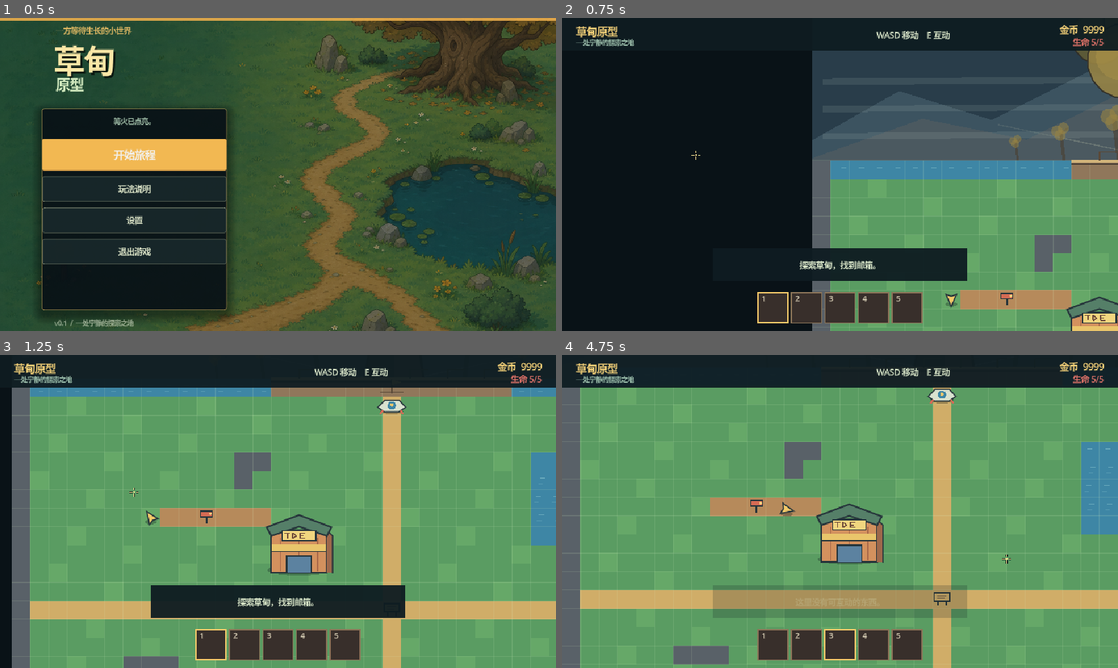
Above: before the commit, frames 1-4 (two rows, left to right).
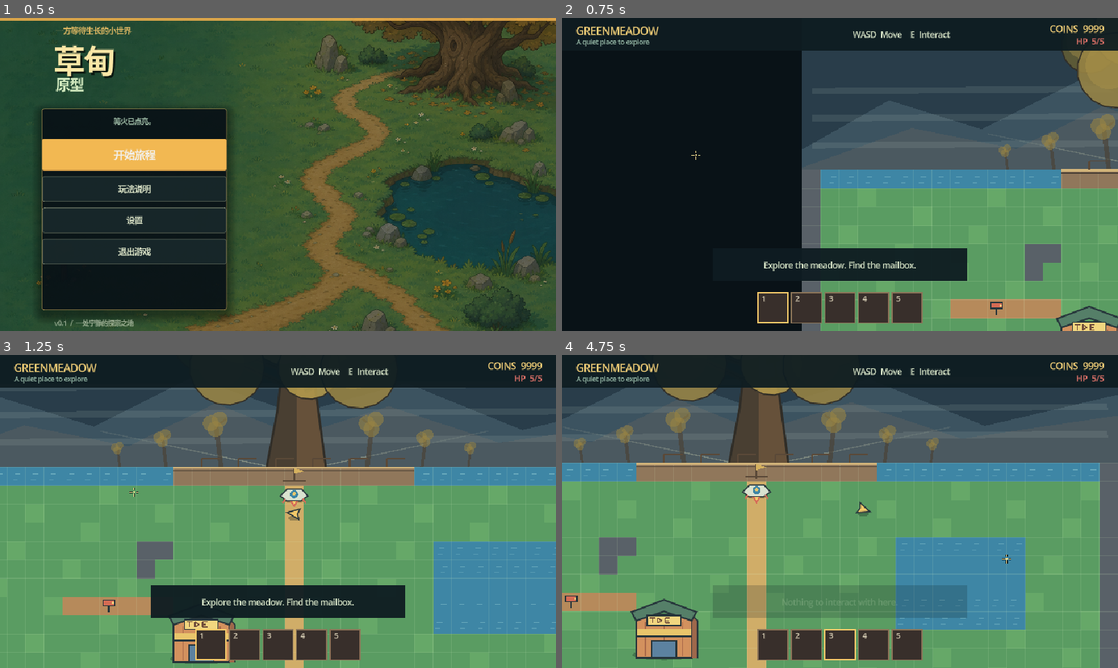
Above: after the commit, the same moments.

Repository: Neikos0493/Project_Grow
Game: Godot game, scene res://MainMenu.tscn
Same seed, same stepped clock (60 frames per second), same inputs: the game is played once before the commit and once after it.
Inputs (mouse positions are in pixels of both pictures, inside the frame that each line leads up to):
- Up to frame 1 (0.5 s): no input
- Up to frame 2 (0.75 s): click "开始旅程" at 0.5 s
- Up to frame 3 (1.25 s): no input
- Up to frame 4 (4.75 s): tap Enter (ui_accept) at 1.25, 1.52, 2.27, 3.77, 4.52 s; move the mouse to (962, 495) at 1.27 s; press the mouse at (962, 495) at 1.28 s; hold D (move_right) 1.28-2.03 s; move the mouse to (728, 527) at 2.02 s; release the mouse at (728, 527) at 2.03 s; hold S (move_down) 2.03-2.78 s; tap E (interact) at 2.1 s; click (728, 527) at 2.17 s; move the mouse to (895, 442) at 2.77 s; hold D (move_right) 2.78-3.53 s; tap 1 at 2.85 s; click (895, 442) at 2.92 s; move the mouse to (812, 574) at 3.52 s; hold W (move_up) 3.53-4.28 s; tap 2 at 3.6 s; click (812, 574) at 3.67 s; move the mouse to (1006, 558) at 4.27 s; hold A (move_left) from 4.28 s (still down); tap 3 at 4.35 s; click (1006, 558) at 4.42 s

Frame 1 is identical in both runs. In frame 2, 12% of the frame differs, in the area x 2-100%, y 2-100%; in frame 3, 52%; in frame 4, 54%, in the area x 0-100%, y 2-100%.

Commit message:
Add beach map travel sequence

Diff:
--- a/Main.tscn
+++ b/Main.tscn
@@ -10,6 +10,7 @@
 [ext_resource type="Script" path="res://scripts/inventory_hud.gd" id="7_inventory_hud"]
 [ext_resource type="Script" path="res://scripts/shop_panel.gd" id="8_shop_panel"]
 [ext_resource type="Script" path="res://scripts/radar_panel.gd" id="9_radar_panel"]
+[ext_resource type="Script" path="res://scripts/travel_transition.gd" id="10_travel_transition"]
 
 [sub_resource type="CircleShape2D" id="CircleShape2D_player"]
 radius = 9.0
@@ -403,6 +404,17 @@
 theme_override_font_sizes/font_size = 20
 text = "X"
 
+[node name="TravelTransition" type="Control" parent="HUD"]
+layout_mode = 3
+anchors_preset = 15
+anchor_right = 1.0
+anchor_bottom = 1.0
+grow_horizontal = 2
+grow_vertical = 2
+z_index = 200
+mouse_filter = 2
+script = ExtResource("10_travel_transition")
+
 [node name="CursorLayer" type="CanvasLayer" parent="."]
 layer = 20
 
--- /dev/null
+++ b/MainPond.tscn
@@ -0,0 +1,8 @@
+[gd_scene load_steps=2 format=3]
+
+[ext_resource type="PackedScene" path="res://Main.tscn" id="1_main"]
+
+[node name="Main" instance=ExtResource("1_main")]
+
+[node name="World" parent="." index="0"]
+level_variant = "pond"
--- a/scripts/main.gd
+++ b/scripts/main.gd
@@ -28,6 +28,7 @@
 @onready var health_label: Label = $HUD/TopBar/HealthLabel
 @onready var shop_panel: MeadowShopPanel = $HUD/ShopPanel
 @onready var radar_panel: Control = $HUD/RadarPanel
+@onready var travel_transition: Control = $HUD/TravelTransition
 @onready var prompt_box: ColorRect = $HUD/PromptBox
 @onready var prompt_label: Label = $HUD/PromptBox/Prompt
 @onready var toast_box: ColorRect = $HUD/ToastBox
@@ -36,7 +37,7 @@
 @onready var respawn_progress: ProgressBar = $HUD/DeathOverlay/DeathCard/RespawnProgress
 
 var coins := STARTING_COINS
-var language := "zh"
+var language := "en"
 var shop_open := false
 var radar_open := false
 var plant_entities: Dictionary = {}
@@ -54,7 +55,7 @@
 	shop_panel.set_language(language)
 	radar_panel.set_language(language)
 	_apply_game_language()
-	player.position = world.cell_to_world(world.PLAYER_START_CELL)
+	player.position = world.cell_to_world(world.get_player_start_cell())
 	shop.position = world.get_shop_ground_position()
 	player.z_index = 10
 	_update_depth_order()
@@ -88,18 +89,36 @@
 	_refresh_inventory()
 	_refresh_coins()
 	_show_toast(_msg("Explore the meadow. Find the mailbox.", "探索草甸，找到邮箱。"))
-
+	if world.level_variant == "pond":
+		call_deferred("_play_arrival")
+
+func _play_arrival() -> void:
+	player.controls_locked = true
+	var player_target := world.cell_to_world(world.get_player_start_cell())
+	player.position = world.cell_to_world(Vector2i(20, 1)) + Vector2(0, 4)
+	world.set_ship_transition_offset(Vector2(0, -220))
+	world.set_ship_flame_length(48.0)
+	var ship_tween := create_tween().set_parallel(true)
+	ship_tween.tween_property(world, "ship_transition_offset", Vector2.ZERO, 1.2).set_trans(Tween.TRANS_QUAD).set_ease(Tween.EASE_OUT)
+	ship_tween.tween_method(world.set_ship_flame_length, 48.0, 12.0, 1.2)
+	var player_tween := create_tween()
+	player_tween.tween_interval(1.0)
+	player_tween.tween_property(player, "position", player_target, 0.55).set_trans(Tween.TRANS_QUAD).set_ease(Tween.EASE_IN)
+	travel_transition.play_arrival()
+	await get_tree().create_timer(2.4).timeout
+	if not player.dead:
+		player.controls_locked = false
 
 func _load_language() -> void:
 	var config := ConfigFile.new()
 	if config.load("user://settings.cfg") == OK:
-		language = str(config.get_value("settings", "language", "zh"))
+		language = str(config.get_value("settings", "language", "en"))
 
 func _msg(english: String, chinese: String) -> String:
 	return chinese if language == "zh" else english
 
 func _apply_game_language() -> void:
-	$HUD/TopBar/Title.text = _msg("MEADOW PROTOTYPE", "草甸原型")
+	$HUD/TopBar/Title.text = world.get_level_title()
 	$HUD/TopBar/Subtitle.text = _msg("A quiet place to explore", "一处宁静的探索之地")
 	$HUD/TopBar/Help.text = _msg("WASD  Move    E  Interact", "WASD 移动    E 互动")
 	$HUD/PromptBox/Prompt.text = _msg("E  Interact", "E 互动")
@@ -241,10 +260,17 @@
 	match point_id:
 		1:
 			_close_radar()
-			_show_toast(_msg("Greenmeadow is already in range.", "绿野就在附近。"))
+			if world.level_variant == "pond":
+				get_tree().change_scene_to_file("res://Main.tscn")
+			else:
+				_show_toast(_msg("Greenmeadow is already in range.", "绿野就在附近。"))
 		2:
 			_close_radar()
-			_show_toast(_msg("Whisper Pond signal locked. New content is growing there.", "静语池塘信号已锁定，那里会有新的内容。"))
+			player.controls_locked = true
+			var departure_tween := create_tween().set_parallel(true)
+			departure_tween.tween_property(world, "ship_transition_offset", Vector2(0, -220), 1.15).set_trans(Tween.TRANS_QUAD).set_ease(Tween.EASE_IN)
+			departure_tween.tween_method(world.set_ship_flame_length, 12.0, 48.0, 0.55)
+			travel_transition.play_departure("res://MainPond.tscn")
 		3:
 			_close_radar()
 			_show_toast(_msg("World Tree signal locked. Keep exploring the meadow.", "世界树信号已锁定，继续探索草甸吧。"))
--- a/scripts/radar_panel.gd
+++ b/scripts/radar_panel.gd
@@ -10,7 +10,7 @@
 @onready var tree_point: Button = $TreePoint
 @onready var title_label: Label = $Title
 
-var language := "zh"
+var language := "en"
 
 func set_language(value: String) -> void:
 	language = "zh" if value == "zh" else "en"
--- /dev/null
+++ b/scripts/travel_transition.gd
@@ -0,0 +1,32 @@
+extends Control
+## Full-screen fade used while the real in-world spaceship travels.
+
+var overlay_alpha := 0.0
+
+func _ready() -> void:
+	mouse_filter = Control.MOUSE_FILTER_IGNORE
+	hide()
+
+func play_departure(target_scene: String) -> void:
+	show()
+	overlay_alpha = 0.0
+	queue_redraw()
+	var tween := create_tween()
+	tween.tween_interval(0.82)
+	tween.tween_method(_set_overlay_alpha, 0.0, 1.0, 0.32)
+	tween.tween_callback(func(): get_tree().change_scene_to_file(target_scene))
+
+func play_arrival() -> void:
+	show()
+	overlay_alpha = 1.0
+	queue_redraw()
+	var tween := create_tween()
+	tween.tween_method(_set_overlay_alpha, 1.0, 0.0, 0.7)
+	tween.tween_callback(hide)
+
+func _set_overlay_alpha(value: float) -> void:
+	overlay_alpha = value
+	queue_redraw()
+
+func _draw() -> void:
+	draw_rect(Rect2(Vector2.ZERO, size), Color(0.03, 0.08, 0.09, overlay_alpha), true)
--- a/scripts/world.gd
+++ b/scripts/world.gd
@@ -4,7 +4,7 @@
 
 const TILE_SIZE := 32
 const MAP_SIZE := Vector2i(40, 24)
-const PLAYER_START_CELL := Vector2i(7, 7)
+const PLAYER_START_CELL := Vector2i(20, 2)
 const SHOP_CELL := Vector2i(15, 9)
 const LOOKOUT_CELL := Vector2i(20, 0)
 const SCENIC_TOP_PIXELS := 288
@@ -25,11 +25,14 @@
 const WATER := 3
 const ROCK := 4
 const CLIFF := 5
+const SAND := 6
 
 const GRASS_A := Color("#5a9c62")
 const GRASS_B := Color("#66a868")
 const DIRT_COLOR := Color("#b68a5b")
 const PATH_COLOR := Color("#d0ad68")
+const SAND_A := Color("#d9b86c")
+const SAND_B := Color("#e7cc83")
 const WATER_COLOR := Color("#3e86a5")
 const ROCK_COLOR := Color("#596168")
 const CLIFF_COLOR := Color("#90775b")
@@ -42,11 +45,16 @@
 const DEAD_LEAF_LIGHT := Color("#b39a4c")
 const DEAD_TRUNK := Color("#493f32")
 const TREE_OUTLINE := Color("#302d27")
+const BEACH_BACKDROP_TEXTURE := preload("res://assets/beach_backdrop.png")
+
+@export_enum("meadow", "pond") var level_variant := "meadow"
 
 var cells: Array[Array] = []
 var farm_tiles: Dictionary = {}
 var drops: Array[Dictionary] = []
-var language := "zh"
+var language := "en"
+var ship_transition_offset := Vector2.ZERO
+var ship_flame_length := 12.0
 var props: Array[Dictionary] = [
 	{"cell": Vector2i(10, 7), "kind": "mailbox", "label": "Read mailbox", "used": false},
 	{"cell": Vector2i(20, 12), "kind": "notice", "label": "Read notice board", "used": false},
@@ -77,6 +85,14 @@
 func set_language(value: String) -> void:
 	language = "zh" if value == "zh" else "en"
 
+func set_ship_transition_offset(value: Vector2) -> void:
+	ship_transition_offset = value
+	queue_redraw()
+
+func set_ship_flame_length(value: float) -> void:
+	ship_flame_length = value
+	queue_redraw()
+
 func _prop_label(kind: String) -> String:
 	if language != "zh":
 		for prop in props:
@@ -134,11 +150,47 @@
 	_set_rock_cluster([Vector2i(16, 18), Vector2i(17, 18), Vector2i(18, 18)])
 	_set_rock_cluster([Vector2i(6, 15), Vector2i(7, 15), Vector2i(8, 15)])
 	_set_rock_cluster([Vector2i(34, 15), Vector2i(35, 15), Vector2i(35, 16)])
+	if level_variant == "pond":
+		_apply_pond_layout()
 
 	assert(_is_in_bounds(PLAYER_START_CELL))
 	assert(is_walkable(PLAYER_START_CELL))
 	assert(is_walkable(Vector2i(20, 1)))
 	assert(is_walkable(LOOKOUT_CELL))
+
+func _apply_pond_layout() -> void:
+	# The second map is a wide shore: sand, ocean, boardwalks, and small grass dunes.
+	for y in range(1, MAP_SIZE.y - 1):
+		for x in range(1, MAP_SIZE.x - 1):
+			cells[y][x] = SAND
+	for y in range(1, MAP_SIZE.y - 1):
+		for x in range(26, MAP_SIZE.x - 1):
+			cells[y][x] = WATER
+	for x in range(2, 27):
+		cells[14][x] = PATH
+	for y in range(2, 15):
+		cells[y][10] = PATH
+	for y in range(14, MAP_SIZE.y - 2):
+		cells[y][21] = PATH
+	for y in range(5, 11):
+		for x in range(3, 9):
+			cells[y][x] = GRASS
+	for y in range(17, 21):
+		for x in range(12, 19):
+			cells[y][x] = GRASS
+	for cell in [Vector2i(25, 12), Vector2i(25, 13), Vector2i(25, 14), Vector2i(25, 15), Vector2i(26, 14)]:
+		cells[cell.y][cell.x] = PATH
+	_set_rock_cluster([Vector2i(4, 3), Vector2i(5, 3), Vector2i(6, 3)])
+	_set_rock_cluster([Vector2i(15, 6), Vector2i(16, 6), Vector2i(17, 6)])
+	_set_rock_cluster([Vector2i(18, 19), Vector2i(19, 19), Vector2i(20, 19)])
+
+func get_player_start_cell() -> Vector2i:
+	return Vector2i(14, 13) if level_variant == "pond" else PLAYER_START_CELL
+
+func get_level_title() -> String:
+	if level_variant == "pond":
+		return "日落海岸" if language == "zh" else "SUNSET SHORE"
+	return "绿野" if language == "zh" else "GREENMEADOW"
 
 func get_camera_top_limit() -> int:
 	return -SCENIC_TOP_PIXELS
@@ -277,6 +329,8 @@
 	_draw_backdrop()
 	_draw_distant_tree_line()
 	_draw_world_tree()
+	if level_variant == "pond":
+		_draw_beach_details()
 
 	for y in range(MAP_SIZE.y):
 		for x in range(MAP_SIZE.x):
@@ -316,6 +370,10 @@
 		draw_circle(cell_to_world(cell) + Vector2(0, -2), 4.0, Color("#2e8249"))
 
 func _draw_backdrop() -> void:
+	if level_variant == "pond":
+		draw_texture_rect_region(BEACH_BACKDROP_TEXTURE, Rect2(0, -SCENIC_TOP_PIXELS, MAP_SIZE.x * TILE_SIZE, SCENIC_TOP_PIXELS), Rect2(0, 0, 1536, 300))
+		draw_rect(Rect2(0, -SCENIC_TOP_PIXELS, MAP_SIZE.x * TILE_SIZE, SCENIC_TOP_PIXELS), Color(1.0, 0.72, 0.4, 0.12), true)
+		return
 	# The negative-Y band is a distant valley, not extra walkable map space.
 	draw_rect(Rect2(0, -SCENIC_TOP_PIXELS, MAP_SIZE.x * TILE_SIZE, SCENIC_TOP_PIXELS), SCENIC_SKY)
 	draw_colored_polygon(PackedVector2Array([
@@ -338,6 +396,16 @@
 	for index in range(3):
 		var mist_y := -42.0 - float(index) * 47.0
 		draw_line(Vector2(18, mist_y), Vector2(1262, mist_y - 8.0), Color(0.75, 0.82, 0.78, 0.12), 11.0)
+
+func _draw_beach_details() -> void:
+	for point in [Vector2(118, 142), Vector2(420, 318), Vector2(690, 594), Vector2(248, 670), Vector2(565, 438)]:
+		draw_circle(point, 3.0, Color("#f6e1a3"))
+		draw_arc(point + Vector2(7, 0), 6.0, 0.2, 2.6, 14, Color("#b87c59"), 1.5)
+	for base in [Vector2(82, 470), Vector2(610, 188)]:
+		draw_line(base, base + Vector2(5, -58), Color("#75503b"), 7.0)
+		draw_line(base + Vector2(5, -52), base + Vector2(-26, -76), Color("#356d51"), 5.0)
+		draw_line(base + Vector2(5, -48), base + Vector2(28, -79), Color("#3f8056"), 5.0)
+		draw_line(base + Vector2(5, -48), base + Vector2(8, -88), Color("#4c8e5b"), 5.0)
 
 func _draw_distant_tree_line() -> void:
 	var base := cell_to_world(LOOKOUT_CELL) + Vector2(0, -8)
@@ -439,6 +507,8 @@
 			return ROCK_COLOR
 		CLIFF:
 			return CLIFF_COLOR
+		SAND:
+			return SAND_B if (cell.x * 3 + cell.y * 5) % 7 == 0 else SAND_A
 		_:
 			return GRASS_B if (cell.x * 3 + cell.y * 5) % 7 == 0 else GRASS_A
 
@@ -477,6 +547,7 @@
 			draw_line(center + Vector2(-20, 8), center + Vector2(20, 8), Color("#5a4938"), 2.0)
 		"spaceship":
 			# A simple beacon ship marks the in-world level navigation point.
+			center += ship_transition_offset
 			_draw_flat_ellipse(center + Vector2(0, 9), Vector2(20, 5), Color(0.05, 0.1, 0.1, 0.3))
 			draw_colored_polygon(PackedVector2Array([
 				center + Vector2(-24, 2), center + Vector2(-12, -10), center + Vector2(13, -10),
@@ -489,6 +560,13 @@
 			]), outline, 2.0, true)
 			draw_circle(center + Vector2(0, -1), 7.0, Color("#3e86a5"))
 			draw_circle(center + Vector2(0, -2), 3.0, Color("#e7c66d"))
+			if ship_flame_length > 0.0:
+				draw_colored_polygon(PackedVector2Array([
+					center + Vector2(-8, 10), center + Vector2(0, 10 + ship_flame_length), center + Vector2(8, 10),
+				]), Color("#d66b58"))
+				draw_colored_polygon(PackedVector2Array([
+					center + Vector2(-4, 10), center + Vector2(0, 8 + ship_flame_length * 0.7), center + Vector2(4, 10),
+				]), Color("#f3c969"))
 			draw_line(center + Vector2(-15, 7), center + Vector2(-20, 14), Color("#d66b58"), 3.0)
 			draw_line(center + Vector2(15, 7), center + Vector2(20, 14), Color("#d66b58"), 3.0)
 
Not shown: 1 places in Main.tscn that only renumber resources
Binary file added: assets/beach_backdrop.png
Not shown, added: scripts/travel_transition.gd.uid
